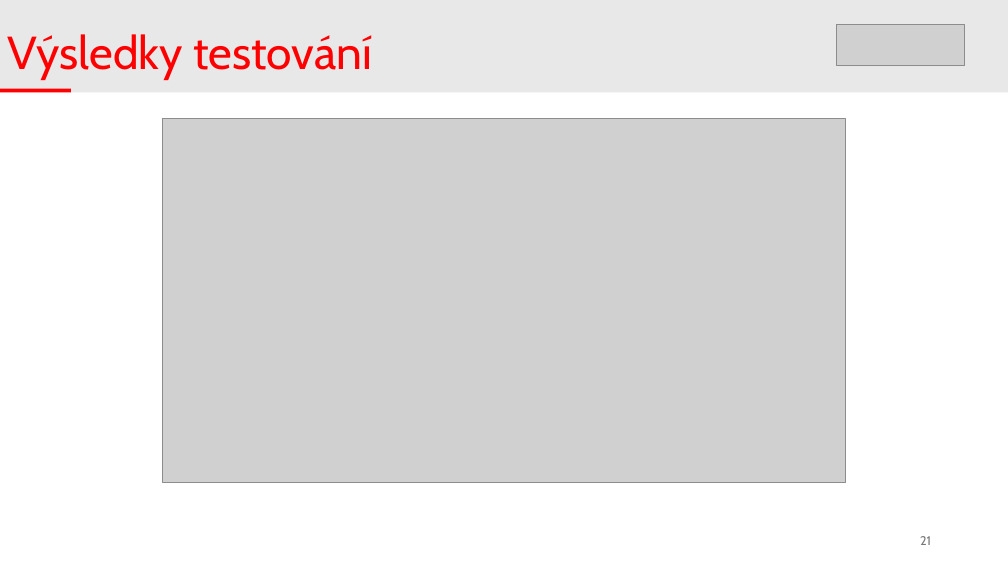
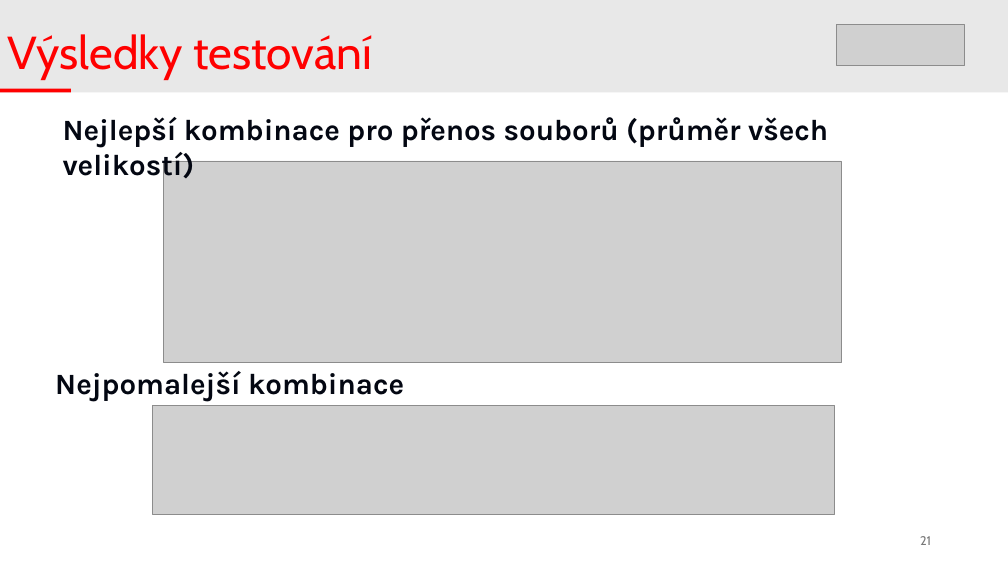
Before and after one commit to DivinityQQ/quantum-resistant-p2p, a slide deck: slide 21 of docs/p2ppost_prezentace.pptx. Drawn at 1008x567 pixels with LibreOffice and Linux fonts; fonts in the diff are those of the drawing; grey boxes stand for pictures. Boxes give left, top, right and bottom in pixels: in the first picture for what was removed or moved away, otherwise in the second. Text is boxed around its words. In the diff, an @@ line names an element or a change of style, - is before the commit and + after.

```diff
--- a/docs/p2ppost_prezentace.pptx
+++ b/docs/p2ppost_prezentace.pptx
@@ text added at (x1=63, y1=117, x2=828, y2=182), 28 pt, text #030712, bold @@
+Nejlepší kombinace pro přenos souborů (průměr všech velikostí)
@@ picture resized from (x1=163, y1=119, x2=846, y2=482) to (x1=163, y1=161, x2=842, y2=363) @@
@@ text added at (x1=55, y1=371, x2=404, y2=402), 28 pt, text #030712, bold @@
+Nejpomalejší kombinace
@@ picture added at (x1=153, y1=405, x2=835, y2=515) @@
```
Also in this commit, not shown: 1 slide added.
